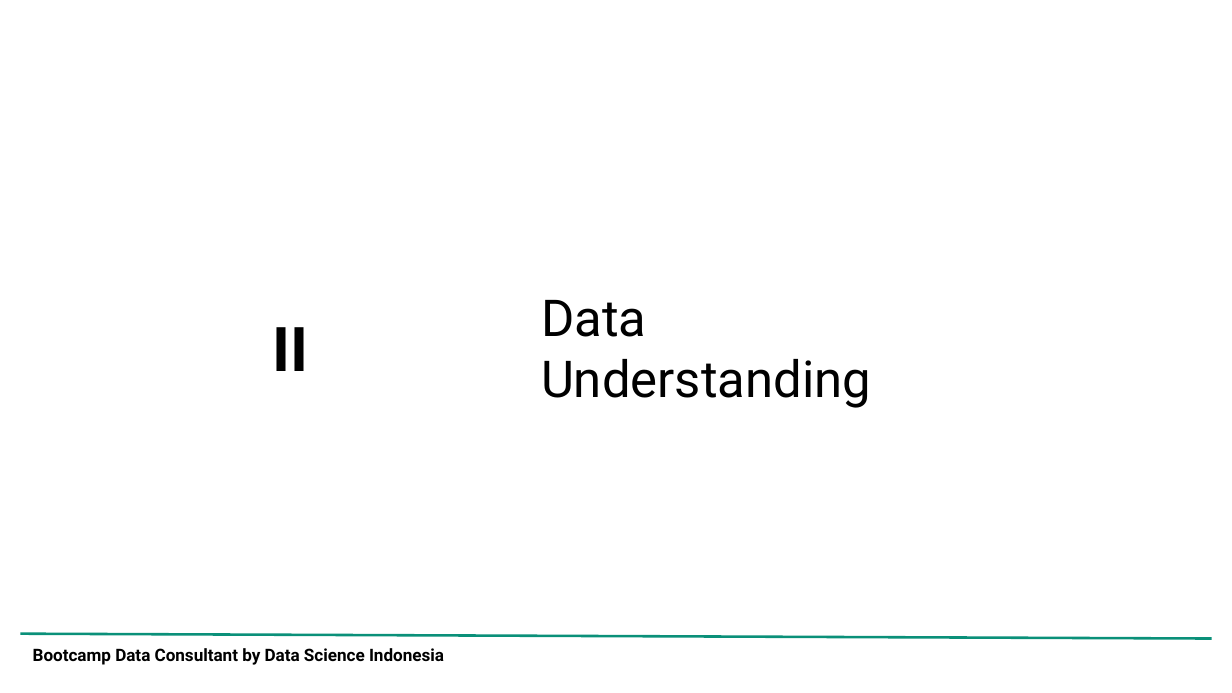
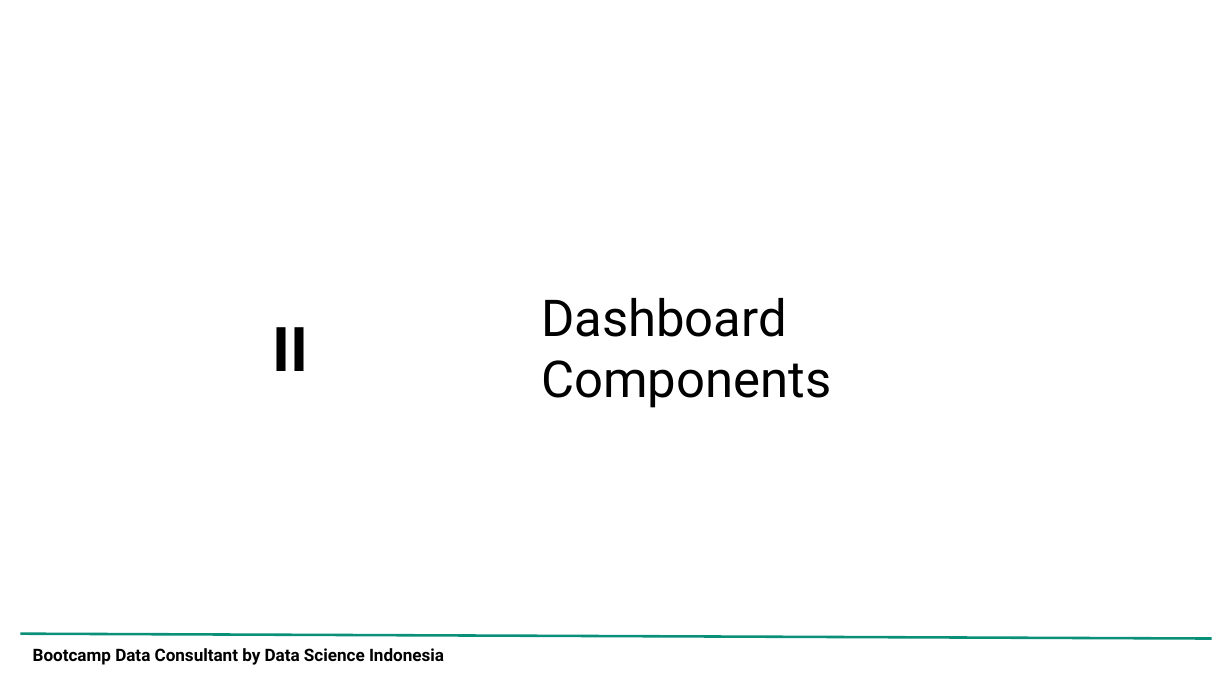
Before and after one commit to adrn-mm/DSLS_Mini-Project-DA_Adrian-Maulana-Muhammad, a slide deck: slide 5 of reports/Project Report_Mini Project DA_Adrian Maulana Muhammad.pptx (slide 9 before the commit). Drawn at 1232x693 pixels with LibreOffice and Linux fonts; fonts in the diff are those of the drawing; background and template pictures are left out. Boxes give left, top, right and bottom in pixels: in the first picture for what was removed or moved away, otherwise in the second. Text is boxed around its words. In the diff, an @@ line names an element or a change of style, - is before the commit and + after.

```diff
--- a/reports/Project Report_Mini Project DA_Adrian Maulana Muhammad.pptx
+++ b/reports/Project Report_Mini Project DA_Adrian Maulana Muhammad.pptx
@@ title at bbox=[541, 298, 831, 408]: text changed @@
-Data
-Understanding
+Dashboard
+Components
```
Also in this commit, not shown: 6 other slides changed, 4 slides added, 36 slides removed, 1 other file.
